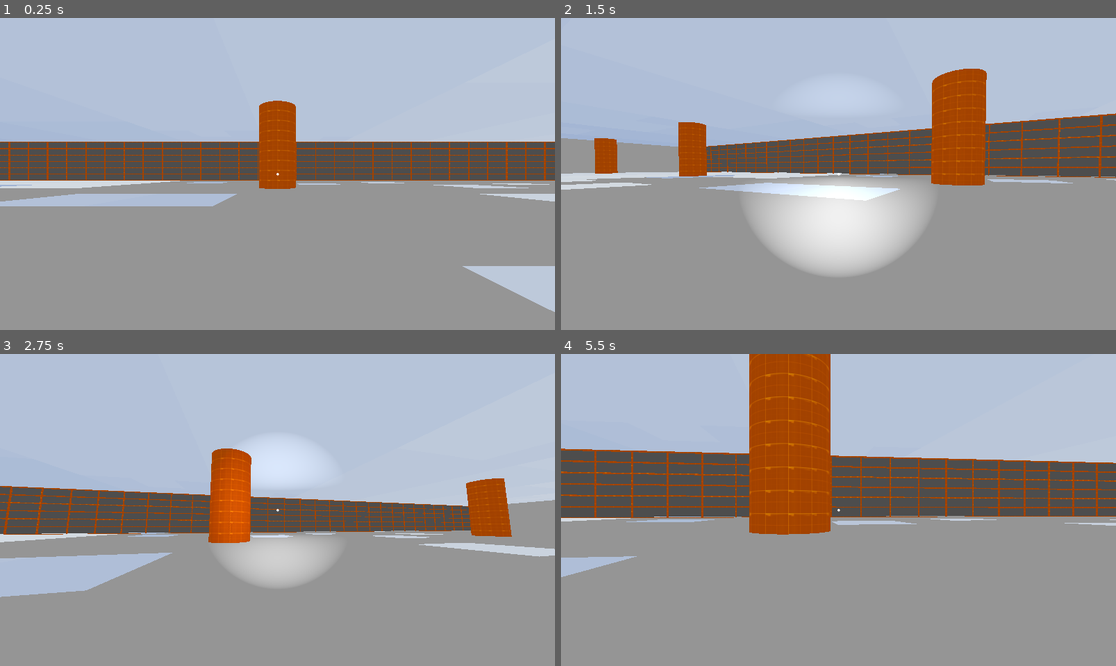
Above: before the commit, frames 1-4 (two rows, left to right).
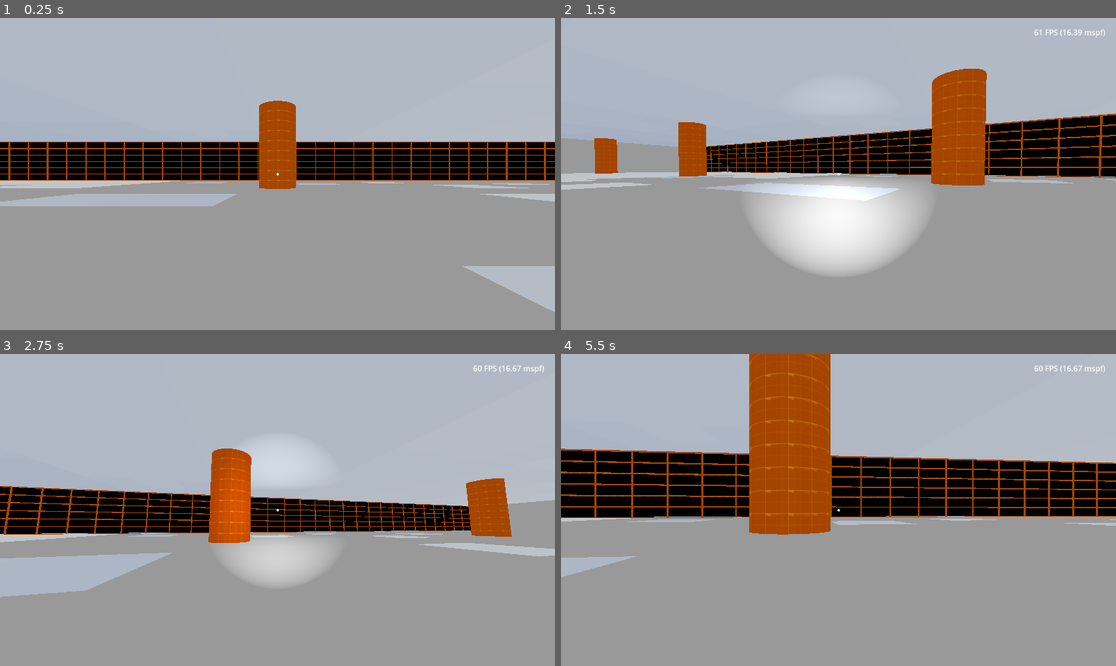
Above: after the commit, the same moments.

Repository: GabeeTheFinch/The-Airport
Game: Godot game, scene res://Levels/Zone1_blocky.tscn
The game is run twice, just before and just after one commit, with the same random seed, the same clock (stepped at 60 frames per second) and the same inputs. This scene is started directly instead of the project's main scene.
Inputs (mouse positions are in pixels of both pictures, inside the frame that each line leads up to):
- Up to frame 1 (0.25 s): no input
- Up to frame 2 (1.5 s): tap Enter at 0.5 s; move the mouse to (866, 174) at 0.52 s; hold Ctrl (Action_Crouch) 0.53-1.28 s; hold W (Move_Forward) from 0.53 s (still down); tap Space (Action_Jump) at 0.77 s; move the mouse to (810, 174) at 1.27 s; tap F (Action_Flashlight) at 1.35 s
- Up to frame 3 (2.75 s): keep holding W (Move_Forward); tap Space (Action_Jump) at 1.52 s; move the mouse to (288, 503) at 2.02 s; hold Shift (Action_Sprint) from 2.03 s (still down)
- Up to frame 4 (5.5 s): keep holding W (Move_Forward); move the mouse to (832, 516) at 2.77 s; release Shift (Action_Sprint) at 2.78 s; tap Ctrl (Action_Crouch) at 2.85 s; tap Space (Action_Jump) at 3.02, 3.77, 4.52 s; move the mouse to (877, 513) at 3.52 s; tap F (Action_Flashlight) at 3.6 s; tap Escape (Game_Pause) at 4.15 s; move the mouse to (794, 506) at 4.27 s; tap Shift (Action_Sprint) at 4.35 s; move the mouse to (844, 510) at 5.02 s; hold Ctrl (Action_Crouch) from 5.03 s (still down)

The runs differ from the first frame. In frame 1, 9.7% of the frame differs, in the area x 0-100%, y 39-55%; in frame 2, 7.9%; in frame 3, 7.6%; in frame 4, 14%, in the area x 0-100%, y 3-54%.
Error before the commit: Attempt to call function 'Fade_out' in base 'null instance' on a null instance. (res://Levels/Scripts/Zone1_blocky.gd:10)

Commit message:
Fixed dependencies

Diff:
--- a/Levels/Scripts/Zone1_blocky.gd
+++ b/Levels/Scripts/Zone1_blocky.gd
@@ -7,7 +7,7 @@
 
 
 func _ready():
-	$"Transition Screen".Fade_out(0.8)
+	pass
 
 func pause_game():
 	Input.set_mouse_mode(Input.MOUSE_MODE_VISIBLE)
@@ -22,9 +22,4 @@
 	get_tree().paused = false
 
 func _process(_delta):
-	if Input.is_action_just_pressed("Game_Pause") and !paused:
-		$MarginContainer.visible = true
-		pause_game()
-	elif Input.is_action_just_pressed("Game_Pause") and paused:
-		$MarginContainer.visible = false
-		unpause_game()
+	pass
--- a/Levels/Zone1_blocky.tscn
+++ b/Levels/Zone1_blocky.tscn
@@ -6,11 +6,8 @@
 [ext_resource type="PackedScene" uid="uid://h7c2nipeg7wv" path="res://Player/player.tscn" id="3_3l4l1"]
 [ext_resource type="PackedScene" uid="uid://dbuulp5flt325" path="res://Models/Lights/spotlight_broken.tscn" id="4_i1xkl"]
 [ext_resource type="PackedScene" uid="uid://bdcj3ailm8llo" path="res://Models/wall_window.tscn" id="7_hkeit"]
-[ext_resource type="PackedScene" path="res://Interface/Transitionning/transition_screen.tscn" id="8_e65b5"]
-[ext_resource type="AudioStream" path="res://Audio/Distorted_Trumpets.mp3" id="8_r80im"]
 [ext_resource type="LightmapGIData" uid="uid://gtpb2dmvi55m" path="res://Levels/Lightmaps/Zone1_blocky.lmbake" id="11_t1677"]
-[ext_resource type="PackedScene" path="res://Interface/show_fps.tscn" id="13_i2dsm"]
-[ext_resource type="AudioStream" path="res://Audio/int-rainy-ambience-rain-heard-from-inside-a-room-105096.mp3" id="13_nxwa4"]
+[ext_resource type="PackedScene" path="res://UI/show_fps.tscn" id="13_i2dsm"]
 [ext_resource type="PackedScene" uid="uid://c3bl8uftrj304" path="res://Models/6x_6_wall.tscn" id="14_k2uap"]
 [ext_resource type="PackedScene" uid="uid://b4gcmdrl73eq4" path="res://Models/3x_4_wall.tscn" id="15_ir6dh"]
 
@@ -146,17 +143,6 @@
 [node name="WallWindow20" parent="Node/Node3D" instance=ExtResource("7_hkeit")]
 transform = Transform3D(-2.9, 0, 2.53526e-07, 0, 2.9, 0, -2.53526e-07, 0, -2.9, -85.1, 0.1, -24.9)
 
-[node name="AudioStreamPlayer3D" type="AudioStreamPlayer3D" parent="Node"]
-transform = Transform3D(1, 0, 0, 0, 1, 0, 0, 0, 1, -8, 0, 22.1412)
-stream = ExtResource("8_r80im")
-unit_size = 1.0
-max_db = 0.5
-autoplay = true
-max_distance = 20.0
-bus = &"Music"
-
-[node name="Transition Screen" parent="." instance=ExtResource("8_e65b5")]
-
 [node name="WorldEnvironment" type="WorldEnvironment" parent="."]
 environment = SubResource("Environment_hxbti")
 
@@ -626,10 +612,6 @@
 
 [node name="Show_FPS" parent="." instance=ExtResource("13_i2dsm")]
 
-[node name="AudioStreamPlayer" type="AudioStreamPlayer" parent="."]
-stream = ExtResource("13_nxwa4")
-autoplay = true
-
 [node name="Node3D2" type="Node3D" parent="."]
 
 [node name="Cube272" parent="Node3D2" instance=ExtResource("14_k2uap")]
--- a/Levels/map_player_testing.tscn
+++ b/Levels/map_player_testing.tscn
@@ -8,9 +8,8 @@
 [ext_resource type="PackedScene" uid="uid://dbn6anhtommt2" path="res://Models/3x_2_door.tscn" id="4_3homr"]
 [ext_resource type="PackedScene" uid="uid://ut0tmij51q30" path="res://Models/3x_2_wall.tscn" id="6_1bk1f"]
 [ext_resource type="PackedScene" uid="uid://c3bl8uftrj304" path="res://Models/6x_6_wall.tscn" id="7_s5j55"]
-[ext_resource type="AudioStream" path="res://Audio/Distorted_Trumpets.mp3" id="9_7hn48"]
-[ext_resource type="PackedScene" path="res://Interface/show_fps.tscn" id="10_r8yov"]
-[ext_resource type="AudioStream" path="res://Audio/int-rainy-ambience-rain-heard-from-inside-a-room-105096.mp3" id="11_3uste"]
+[ext_resource type="PackedScene" path="res://UI/show_fps.tscn" id="10_r8yov"]
+[ext_resource type="AudioStream" uid="uid://emj3gtccptvc" path="res://Audio/Music/BaseMusic.mp3" id="11_3uste"]
 
 [sub_resource type="ProceduralSkyMaterial" id="ProceduralSkyMaterial_hc8cn"]
 sky_energy_multiplier = 0.0
@@ -379,7 +378,6 @@
 
 [node name="6x6_Wall14" parent="Floor_Ground" instance=ExtResource("7_s5j55")]
 transform = Transform3D(1, 0, 0, 0, 1, 0, 0, 0, 1, -5, 0, 12)
-surface_material_override/0 = null
 
 [node name="6x6_Wall15" parent="Floor_Ground" instance=ExtResource("7_s5j55")]
 transform = Transform3D(1, 0, 0, 0, 1, 0, 0, 0, 1, -5, 0, 0)
@@ -456,7 +454,7 @@
 
 [node name="AudioStreamPlayer3D" type="AudioStreamPlayer3D" parent="."]
 transform = Transform3D(1, 0, 0, 0, 1, 0, 0, 0, 1, 0, 1, 0)
-stream = ExtResource("9_7hn48")
+stream = ExtResource("11_3uste")
 volume_db = -1.0
 unit_size = 1.0
 max_db = 0.5
@@ -465,7 +463,3 @@
 bus = &"Music"
 
 [node name="Show_FPS" parent="." instance=ExtResource("10_r8yov")]
-
-[node name="AudioStreamPlayer" type="AudioStreamPlayer" parent="."]
-stream = ExtResource("11_3uste")
-autoplay = true
Not shown: 1 places in Levels/Zone1_blocky.tscn that only renumber resources
Not shown: 1 places in Levels/map_player_testing.tscn that only renumber resources
